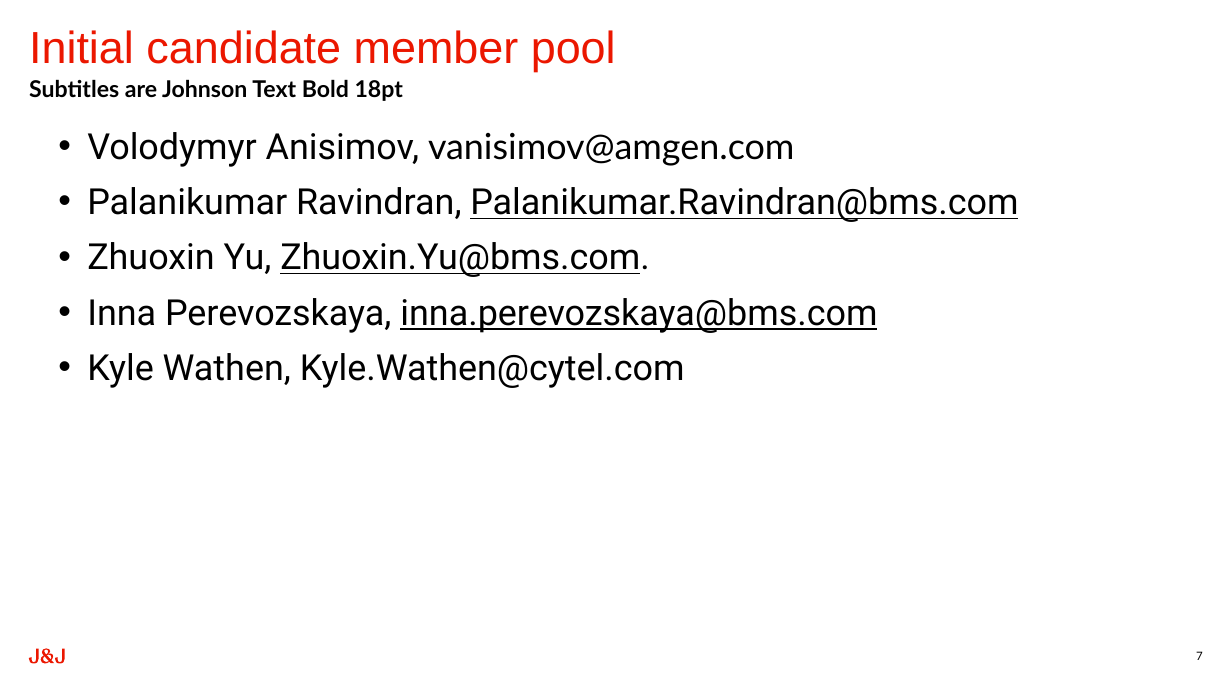
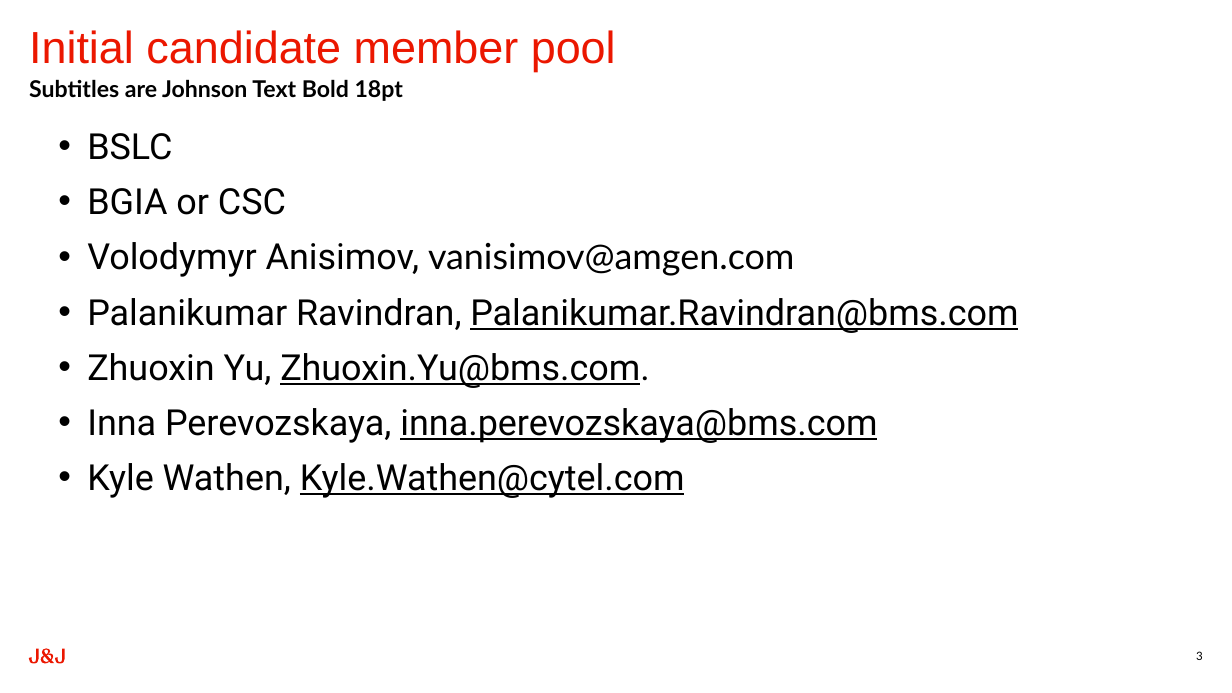
Before and after one commit to zhuoxinbms/efficiencyplustrials.github.io, a slide deck: slide 3 of Presentations/Pitch_deck.pptx (slide 7 before the commit). Drawn at 1232x693 pixels with LibreOffice and Linux fonts; fonts in the diff are those of the drawing. Boxes give left, top, right and bottom in pixels: in the first picture for what was removed or moved away, otherwise in the second. Text is boxed around its words. In the diff, an @@ line names an element or a change of style, - is before the commit and + after.

Commit message:
updated index.html with design from Bohdana, add company neutral communications deck

```diff
--- a/Presentations/Pitch_deck.pptx
+++ b/Presentations/Pitch_deck.pptx
@@ text at box(87, 133, 286, 215): paragraphs added @@
+  • BSLC
+  • BGIA or CSC
@@ text at box(87, 463, 685, 498): underline on in "Kyle.Wathen@cytel.com" @@
@@ page number at box(1196, 651, 1203, 660): text changed @@
-7
+3
```
Also in this commit, not shown: 3 other slides changed, 1 slide added, 2 other files.
